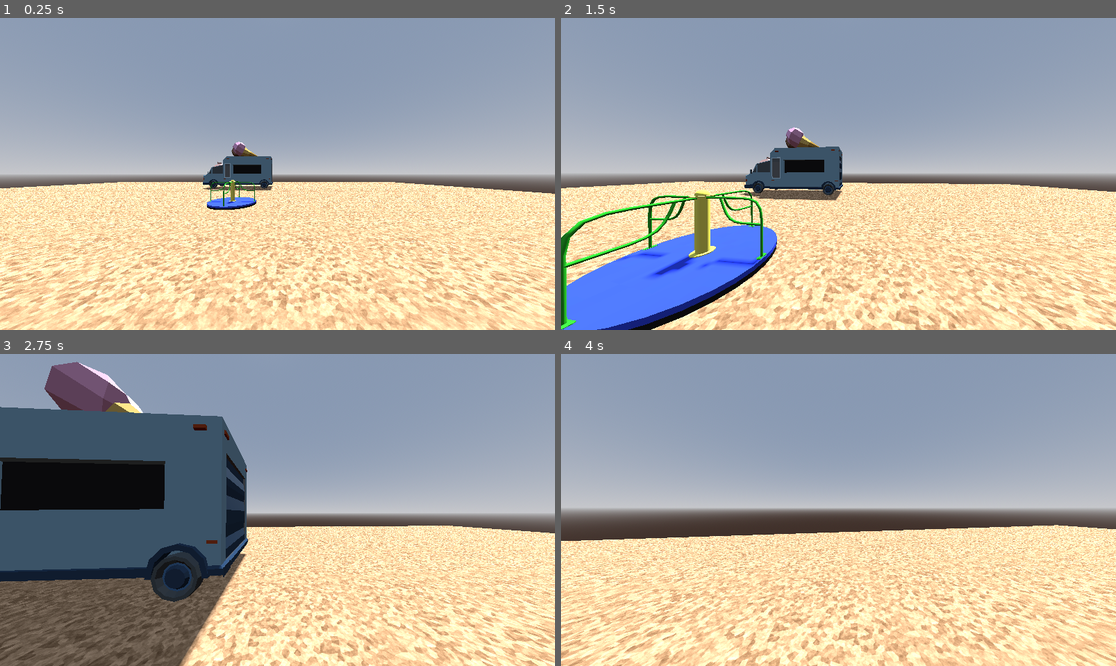
Above: before the commit, frames 1-4 (two rows, left to right).
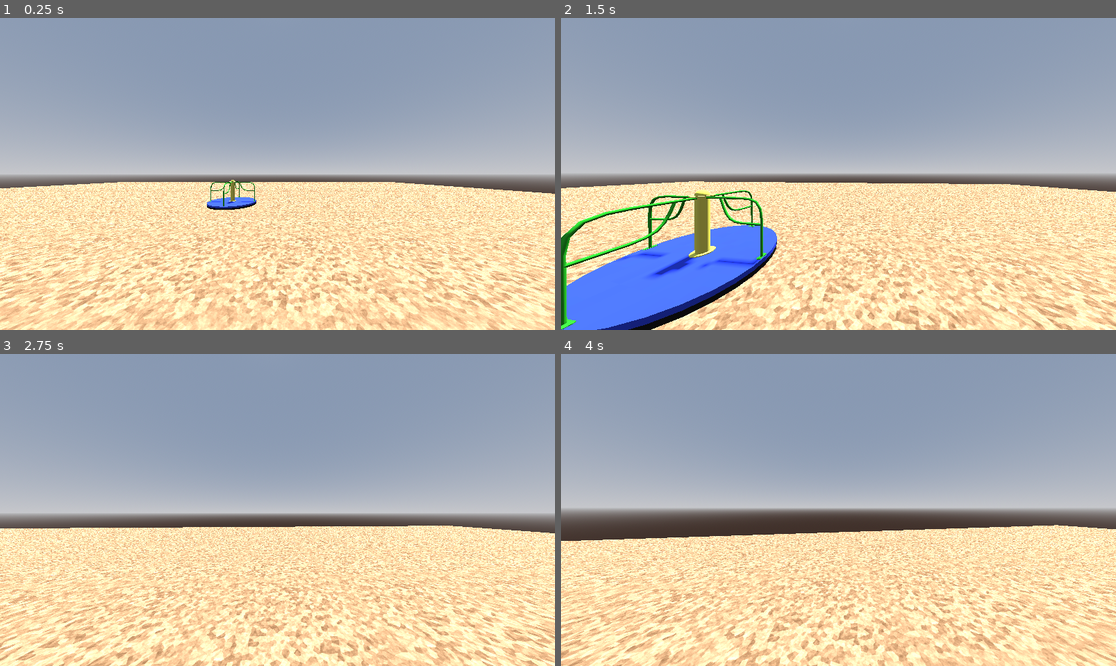
Above: after the commit, the same moments.

Repository: clarkm25/LonelyChildParkSimulator
Game: Godot game, scene res://scenes/debug/end_scene_debug.tscn
The game is run twice, just before and just after one commit, with the same random seed, the same clock (stepped at 60 frames per second) and the same inputs. This scene is started directly instead of the project's main scene.
Inputs (mouse positions are in pixels of both pictures, inside the frame that each line leads up to):
- Up to frame 1 (0.25 s): no input
- Up to frame 2 (1.5 s): tap Enter (ui_accept) at 0.5, 0.77 s; move the mouse to (866, 174) at 0.52 s; press the mouse at (866, 174) at 0.53 s; hold W (move_forward) from 0.53 s (still down); move the mouse to (810, 174) at 1.27 s; release the mouse at (810, 174) at 1.28 s; tap E (interact) at 1.35 s
- Up to frame 3 (2.75 s): keep holding W (move_forward); tap Enter (ui_accept) at 1.52 s; move the mouse to (288, 503) at 2.02 s; press the mouse at (288, 503) at 2.03 s
- Up to frame 4 (4 s): keep holding W (move_forward); move the mouse to (832, 516) at 2.77 s; release the mouse at (832, 516) at 2.78 s; tap E (interact) at 2.85 s; tap Enter (ui_accept) at 3.02, 3.77 s; move the mouse to (877, 513) at 3.52 s; press the mouse at (877, 513) at 3.53 s

The runs differ from the first frame. In frame 1, 1.2% of the frame differs, in the area x 36-50%, y 39-56%; in frame 2, 2.8%; in frame 3, 36%, in the area x 0-45%, y 2-100%; in frame 4, nothing differs.

Commit message:
truck spawn timer = 10s

Diff:
--- a/scenes/debug/end_scene_debug.tscn
+++ b/scenes/debug/end_scene_debug.tscn
@@ -108,3 +108,4 @@
 transform = Transform3D(1, 0, 0, 0, 1, 0, 0, 0, 1, 0, 0.410595, -14.55)
 
 [node name="IcecreamTruck" parent="TruckContainer" instance=ExtResource("6_hcf5t")]
+transform = Transform3D(1, 0, 0, 0, 1, 0, 0, 0, 1, 0, -10, 0)
--- /dev/null
+++ b/scenes/icecream_truck/icecream_truck.gd
@@ -0,0 +1,15 @@
+extends Node3D
+
+
+# Called when the node enters the scene tree for the first time.
+func _ready() -> void:
+	pass # Replace with function body.
+
+
+# Called every frame. 'delta' is the elapsed time since the previous frame.
+func _process(delta: float) -> void:
+	pass
+
+
+func _on_timer_timeout() -> void:
+	$AnimationPlayer.play("Drive")
--- a/scenes/icecream_truck/icecream_truck.tscn
+++ b/scenes/icecream_truck/icecream_truck.tscn
@@ -1,6 +1,7 @@
-[gd_scene load_steps=17 format=3 uid="uid://b1bvttb51stfx"]
+[gd_scene load_steps=16 format=3 uid="uid://b1bvttb51stfx"]
 
 [ext_resource type="Script" path="res://scripts/playground/icecream_truck_seat.gd" id="1_akegc"]
+[ext_resource type="Script" path="res://scenes/icecream_truck/icecream_truck.gd" id="1_pllpx"]
 [ext_resource type="Script" path="res://addons/smoothing/smoothing.gd" id="2_jktyh"]
 [ext_resource type="Material" uid="uid://b7fg3sb5iio2d" path="res://assets/materials/glow_shader.tres" id="3_3qevy"]
 [ext_resource type="ArrayMesh" uid="uid://dq3d3uo4a0fax" path="res://assets/models/icecream_truck/body.res" id="4_hhack"]
@@ -82,76 +83,14 @@
 "values": [Vector3(0, 0, -34.9066), Vector3(0, 0, 0), Vector3(0, 0, 8.72665), Vector3(0, 0, 7.85398)]
 }
 
-[sub_resource type="Animation" id="Animation_nxs48"]
-resource_name = "Park"
-step = 1.0
-
-[sub_resource type="Animation" id="Animation_a51p4"]
-length = 0.001
-tracks/0/type = "position_3d"
-tracks/0/imported = false
-tracks/0/enabled = true
-tracks/0/path = NodePath(".")
-tracks/0/interp = 1
-tracks/0/loop_wrap = true
-tracks/0/keys = PackedFloat32Array(0, 1, 0, 0, 0)
-tracks/1/type = "value"
-tracks/1/imported = false
-tracks/1/enabled = true
-tracks/1/path = NodePath("IcecreamTruckModel/WheelFrontLeft:rotation")
-tracks/1/interp = 1
-tracks/1/loop_wrap = true
-tracks/1/keys = {
-"times": PackedFloat32Array(0),
-"transitions": PackedFloat32Array(1),
-"update": 0,
-"values": [Vector3(0, 0, 0)]
-}
-tracks/2/type = "value"
-tracks/2/imported = false
-tracks/2/enabled = true
-tracks/2/path = NodePath("IcecreamTruckModel/WheelFrontRight:rotation")
-tracks/2/interp = 1
-tracks/2/loop_wrap = true
-tracks/2/keys = {
-"times": PackedFloat32Array(0),
-"transitions": PackedFloat32Array(1),
-"update": 0,
-"values": [Vector3(0, 0, 0)]
-}
-tracks/3/type = "value"
-tracks/3/imported = false
-tracks/3/enabled = true
-tracks/3/path = NodePath("IcecreamTruckModel/WheelRearLeft:rotation")
-tracks/3/interp = 1
-tracks/3/loop_wrap = true
-tracks/3/keys = {
-"times": PackedFloat32Array(0),
-"transitions": PackedFloat32Array(1),
-"update": 0,
-"values": [Vector3(0, 0, 0)]
-}
-tracks/4/type = "value"
-tracks/4/imported = false
-tracks/4/enabled = true
-tracks/4/path = NodePath("IcecreamTruckModel/WheelRearRight:rotation")
-tracks/4/interp = 1
-tracks/4/loop_wrap = true
-tracks/4/keys = {
-"times": PackedFloat32Array(0),
-"transitions": PackedFloat32Array(1),
-"update": 0,
-"values": [Vector3(0, 0, 0)]
-}
-
 [sub_resource type="AnimationLibrary" id="AnimationLibrary_h4vls"]
 _data = {
-"Drive": SubResource("Animation_oa2o4"),
-"Park": SubResource("Animation_nxs48"),
-"RESET": SubResource("Animation_a51p4")
+"Drive": SubResource("Animation_oa2o4")
 }
 
 [node name="IcecreamTruck" type="Node3D"]
+transform = Transform3D(1, 0, 0, 0, 1, 0, 0, 0, 1, 150, 0, 0)
+script = ExtResource("1_pllpx")
 
 [node name="IcecreamTruckSeat" type="RigidBody3D" parent="." node_paths=PackedStringArray("player_seated_location", "hover_detector", "highlight_target")]
 collision_layer = 21
@@ -195,25 +134,25 @@
 skeleton = NodePath("../../IcecreamTruckSeat")
 
 [node name="WheelFrontLeft" type="MeshInstance3D" parent="IcecreamTruckModel"]
-transform = Transform3D(16, 0, 0, 0, 16, 0, 0, 0, 16, -13.791, 0, 4.91755)
+transform = Transform3D(-15.035, -5.47256, 0, 5.47256, -15.035, 0, 0, 0, 16, -13.791, 0, 4.91755)
 material_overlay = ExtResource("3_3qevy")
 mesh = ExtResource("5_t7y3k")
 skeleton = NodePath("../../IcecreamTruckSeat")
 
 [node name="WheelFrontRight" type="MeshInstance3D" parent="IcecreamTruckModel"]
-transform = Transform3D(16, 0, 0, 0, 16, 0, 0, 0, 16, -13.791, 0, -4.918)
+transform = Transform3D(-15.035, -5.47256, 0, 5.47256, -15.035, 0, 0, 0, 16, -13.791, 0, -4.918)
 material_overlay = ExtResource("3_3qevy")
 mesh = ExtResource("6_iq2je")
 skeleton = NodePath("../../IcecreamTruckSeat")
 
 [node name="WheelRearLeft" type="MeshInstance3D" parent="IcecreamTruckModel"]
-transform = Transform3D(16, 0, 0, 0, 16, 0, 0, 0, 16, 12.491, 0, 5.754)
+transform = Transform3D(-15.035, -5.47256, 0, 5.47256, -15.035, 0, 0, 0, 16, 12.491, 0, 5.754)
 material_overlay = ExtResource("3_3qevy")
 mesh = ExtResource("7_mebxd")
 skeleton = NodePath("../../IcecreamTruckSeat")
 
 [node name="WheelRearRight" type="MeshInstance3D" parent="IcecreamTruckModel"]
-transform = Transform3D(16, 0, 0, 0, 16, 0, 0, 0, 16, 12.4908, 0, -5.75444)
+transform = Transform3D(-15.035, -5.47256, 0, 5.47256, -15.035, 0, 0, 0, 16, 12.4908, 0, -5.75444)
 material_overlay = ExtResource("3_3qevy")
 mesh = ExtResource("8_j6kyx")
 skeleton = NodePath("../../IcecreamTruckSeat")
@@ -223,7 +162,7 @@
 mesh = SubResource("BoxMesh_s2nmi")
 
 [node name="Timer" type="Timer" parent="."]
-wait_time = 5.0
+wait_time = 10.0
 one_shot = true
 autostart = true
 
@@ -231,3 +170,5 @@
 libraries = {
 "": SubResource("AnimationLibrary_h4vls")
 }
+
+[connection signal="timeout" from="Timer" to="." method="_on_timer_timeout"]
